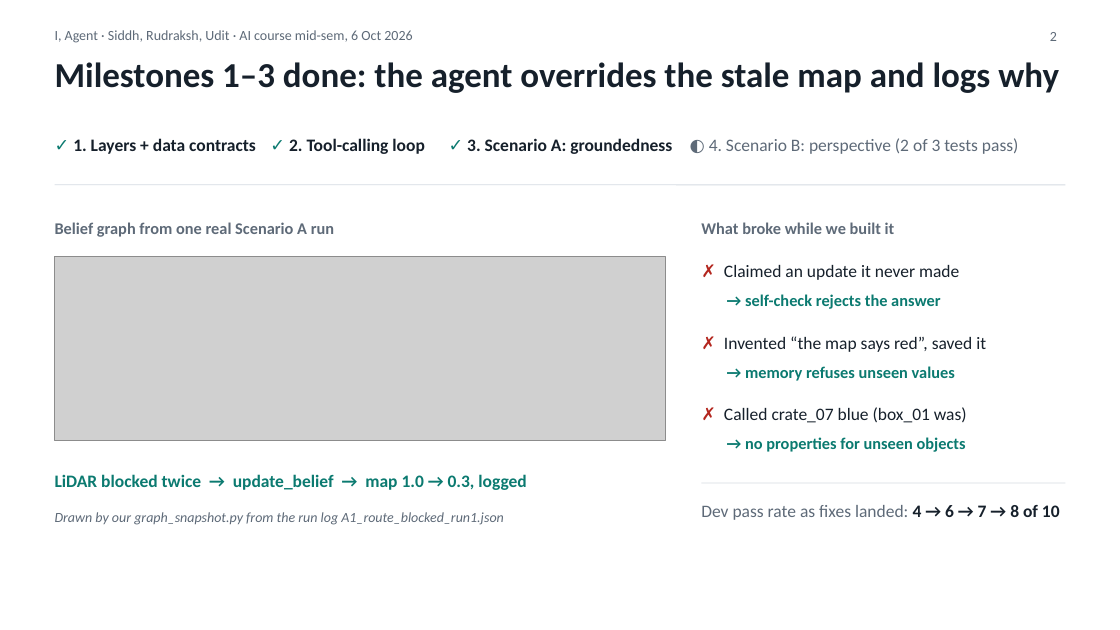
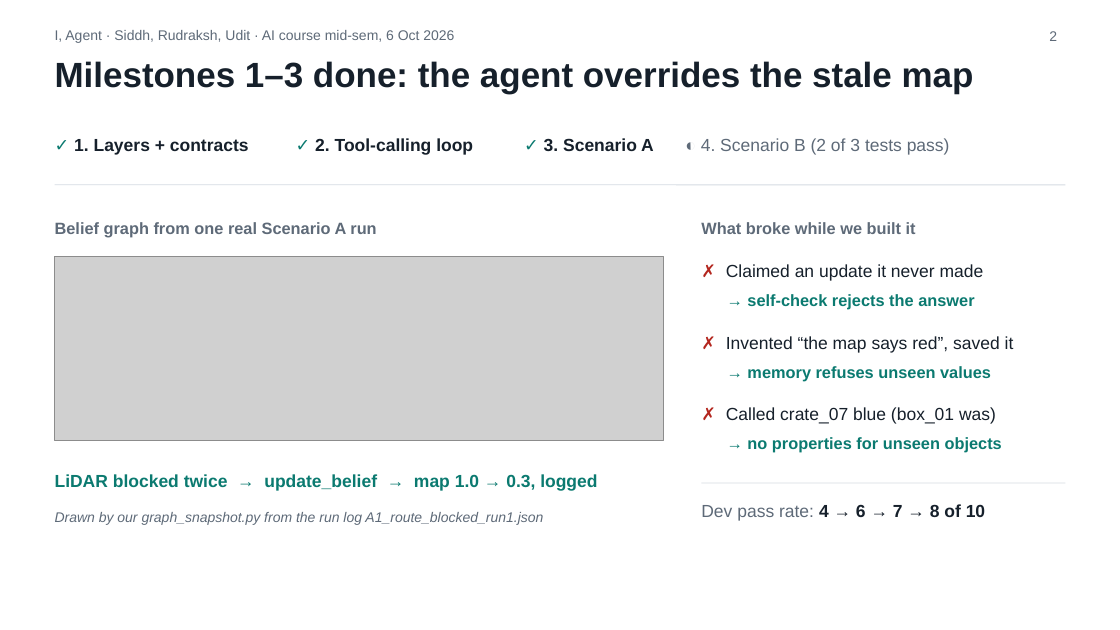
Before and after one commit to Sid-1806/I_Agent_AI_Project, a slide deck: slide 2 of I_Agent_FlashTalk.pptx. Drawn at 1120x630 pixels with LibreOffice and Linux fonts; fonts in the diff are those of the drawing; grey boxes stand for pictures. Boxes give left, top, right and bottom in pixels: in the first picture for what was removed or moved away, otherwise in the second. Text is boxed around its words. In the diff, an @@ line names an element or a change of style, - is before the commit and + after.

Commit message:
Switch the deck and belief-graph image to Arial

```diff
--- a/I_Agent_FlashTalk.pptx
+++ b/I_Agent_FlashTalk.pptx
@@ font Calibri to Arial in 12 elements at <box>55,222,376,238</box>, <box>701,222,916,234</box>, <box>726,264,984,281</box>, <box>747,294,974,310</box>, <box>726,336,1014,353</box>, <box>747,366,991,382</box>, <box>726,407,996,424</box>, <box>747,437,1002,453</box>, <box>55,474,597,491</box>, <box>55,512,543,525</box>, <box>315,138,473,155</box>, <box>55,30,454,43</box> @@
@@ title at <box>55,61,974,93</box>: text changed; font Calibri to Arial @@
-Milestones 1–3 done: the agent overrides the stale map and logs why
+Milestones 1–3 done: the agent overrides the stale map
@@ text at <box>74,139,249,155</box>: text changed; font Calibri to Arial @@
-✓ 1. Layers + data contracts
+✓ 1. Layers + contracts
@@ text "✓ 2. Tool-calling loop": place and size @@
-text "✓ 2. Tool-calling loop" at <box>289,138,424,154</box>
+text "✓ 2. Tool-calling loop" at <box>315,138,473,155</box>
@@ text at <box>544,138,654,151</box>: text changed; font Calibri to Arial @@
-✓ 3. Scenario A: groundedness
+✓ 3. Scenario A
@@ text at <box>701,138,950,155</box>: text changed; font Calibri to Arial @@
-◐ 4. Scenario B: perspective (2 of 3 tests pass)
+◐ 4. Scenario B (2 of 3 tests pass)
@@ text at <box>701,504,985,521</box>: text changed; font Calibri to Arial @@
-Dev pass rate as fixes landed: 4 → 6 → 7 → 8 of 10
+Dev pass rate: 4 → 6 → 7 → 8 of 10
```
Also in this commit, not shown: 2 other slides changed, 2 other files.
